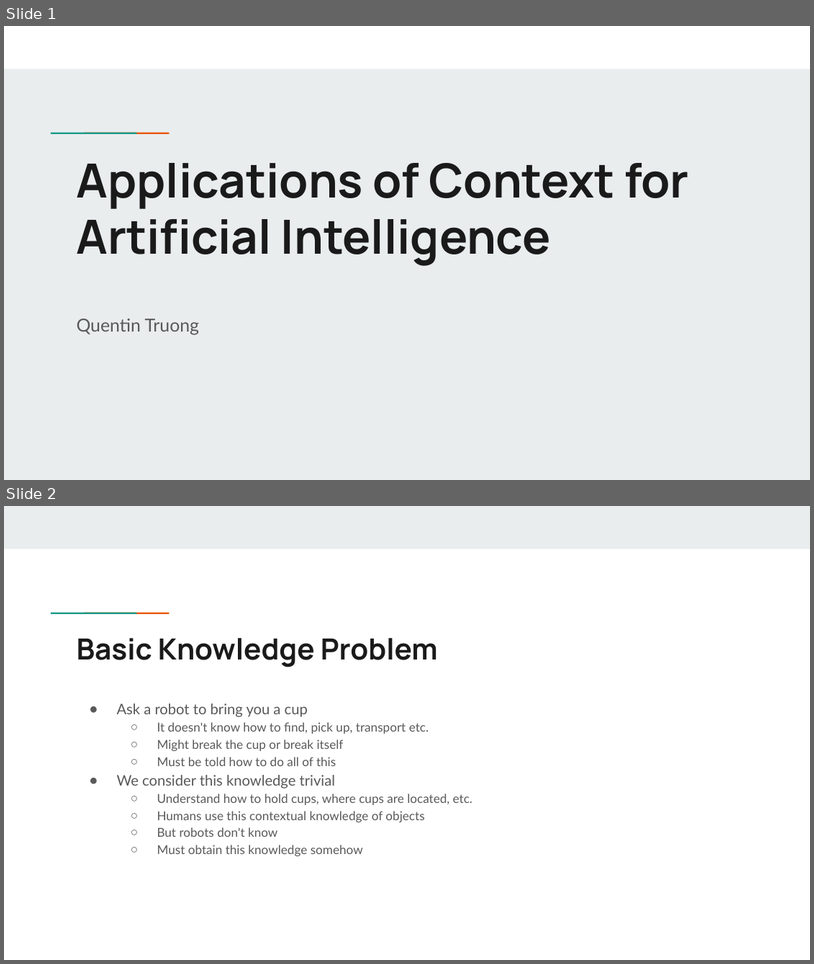
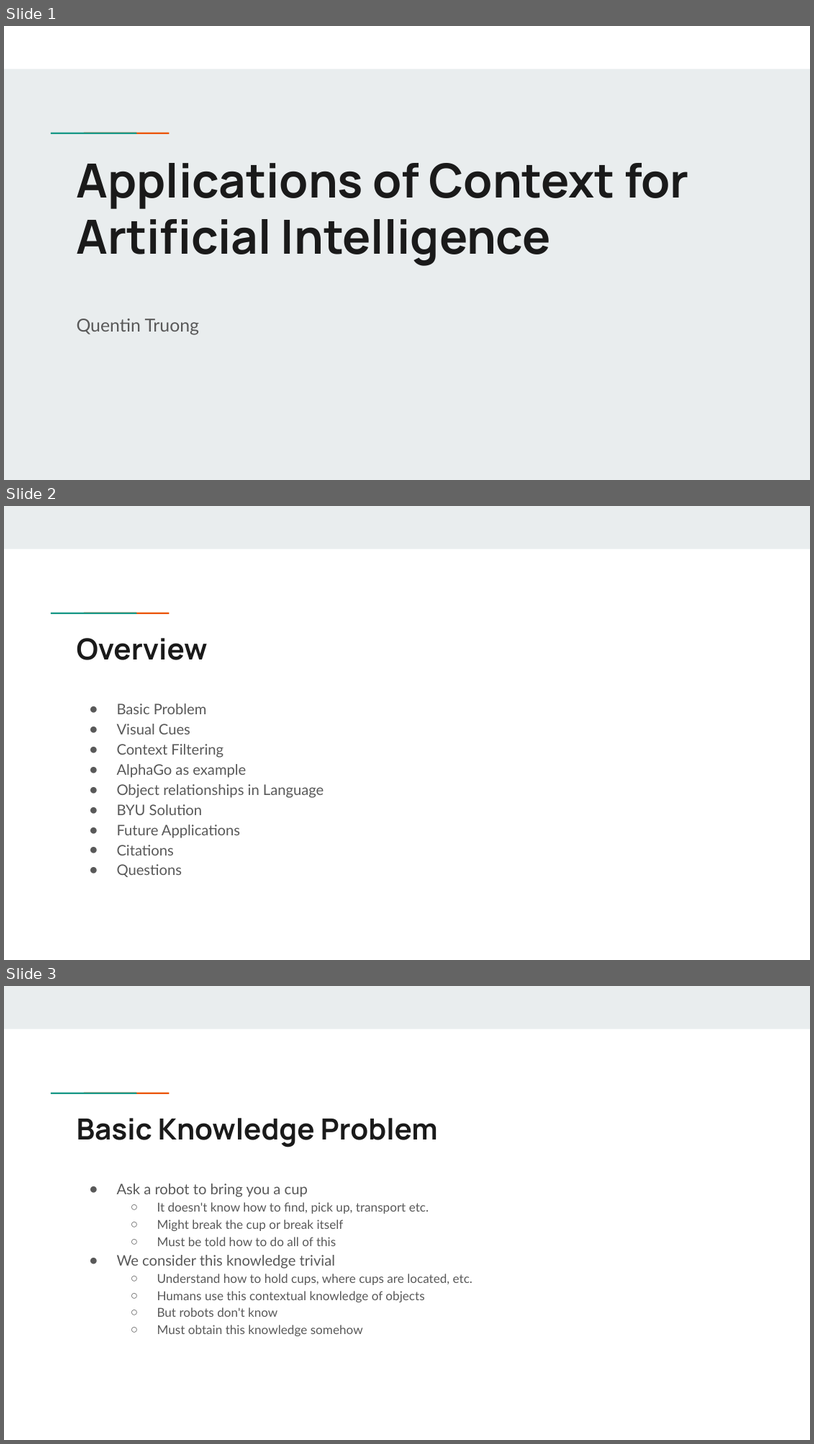
Before and after one commit to quentintruong/UCLA-CS35L-F17, a slide deck: A10/Applications of Context for Artificial Intelligence.pptx. Shown one above the other, each under a label of ours: slides 1 and 2 before the commit, slides 1, 2 and 3 after it. The pictures are 814x964 and 814x1444 pixels, drawn with LibreOffice and Linux fonts; fonts in the diff are those of the drawing. Boxes give left, top, right and bottom in pixels: in the first picture for what was removed or moved away, otherwise in the second. Text is boxed around its words. In the diff, an @@ line names an element or a change of style, - is before the commit and + after.

```diff
--- a/A10/Applications of Context for Artificial Intelligence.pptx
+++ b/A10/Applications of Context for Artificial Intelligence.pptx
@@ slide 2 added at (4,506,810,960), background #FFFFFF; not listed: 3 template elements that a slide beside it also shows @@
@@ title added at (77,638,208,660), 26 pt, text #1A1A1A, bold @@
+Overview
@@ text added at (117,703,324,877), 13 pt, text #595959 @@
+● Basic Problem
+● Visual Cues
+● Context Filtering
+● AlphaGo as example
+● Object relationships in Language
+● BYU Solution
+● Future Applications
+● Citations
+● Questions
@@ what was slide 2 is now slide 3 @@
```
Also in this commit, not shown: 6 slides changed, 1 other slide added, 3 other files.
